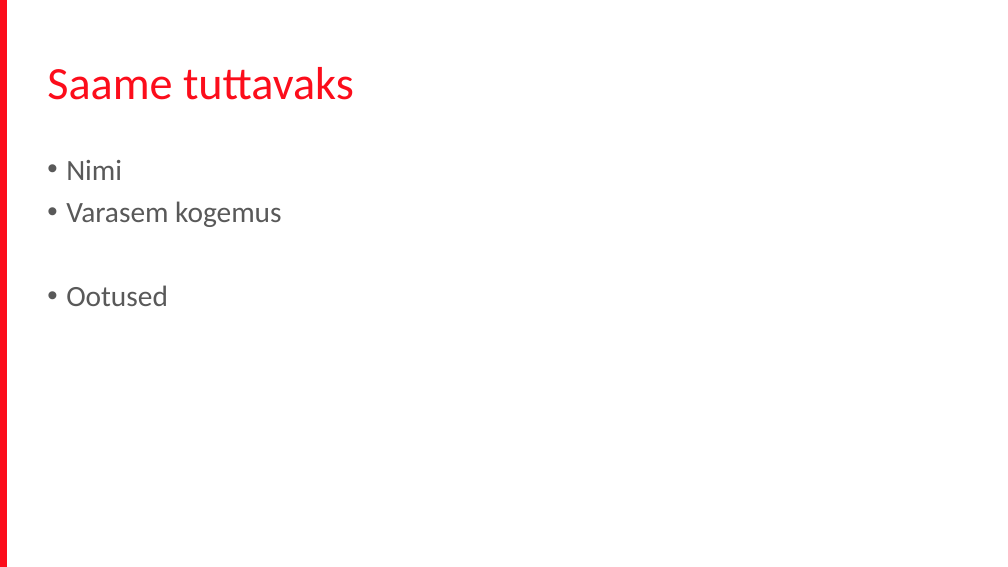
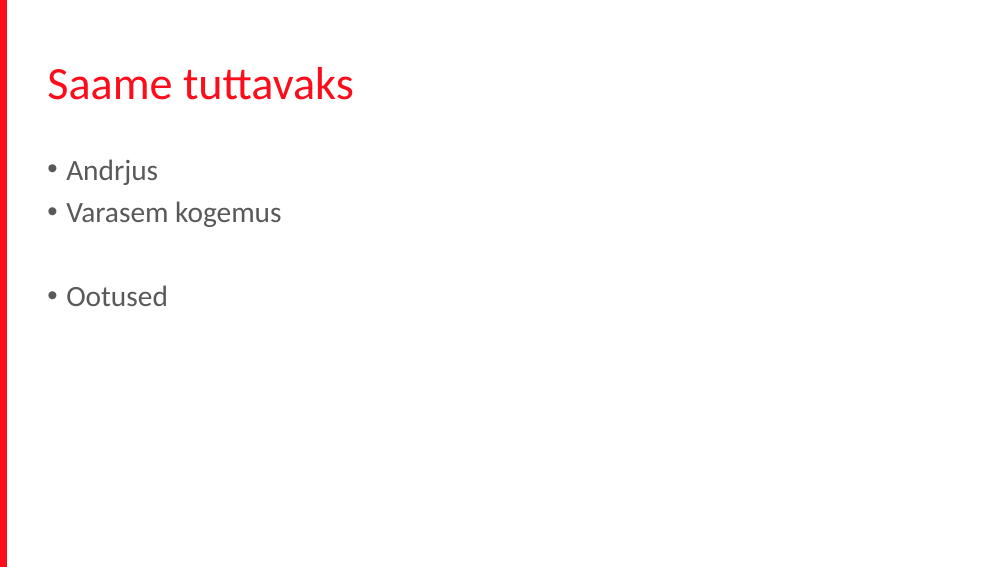
Before and after one commit to terjevolke/FrontEnd201704, a slide deck: slide 4 of Front_end_koolitus.pptx. Drawn at 1008x567 pixels with LibreOffice and Linux fonts; fonts in the diff are those of the drawing; background and template pictures are left out. Boxes give left, top, right and bottom in pixels: in the first picture for what was removed or moved away, otherwise in the second. Text is boxed around its words. In the diff, an @@ line names an element or a change of style, - is before the commit and + after.

```diff
--- a/Front_end_koolitus.pptx
+++ b/Front_end_koolitus.pptx
@@ text at [66,159,158,185]: text changed @@
-• Nimi
+• Andrjus
```
Also in this commit, not shown: 2 other slides changed, 3 slides added.
